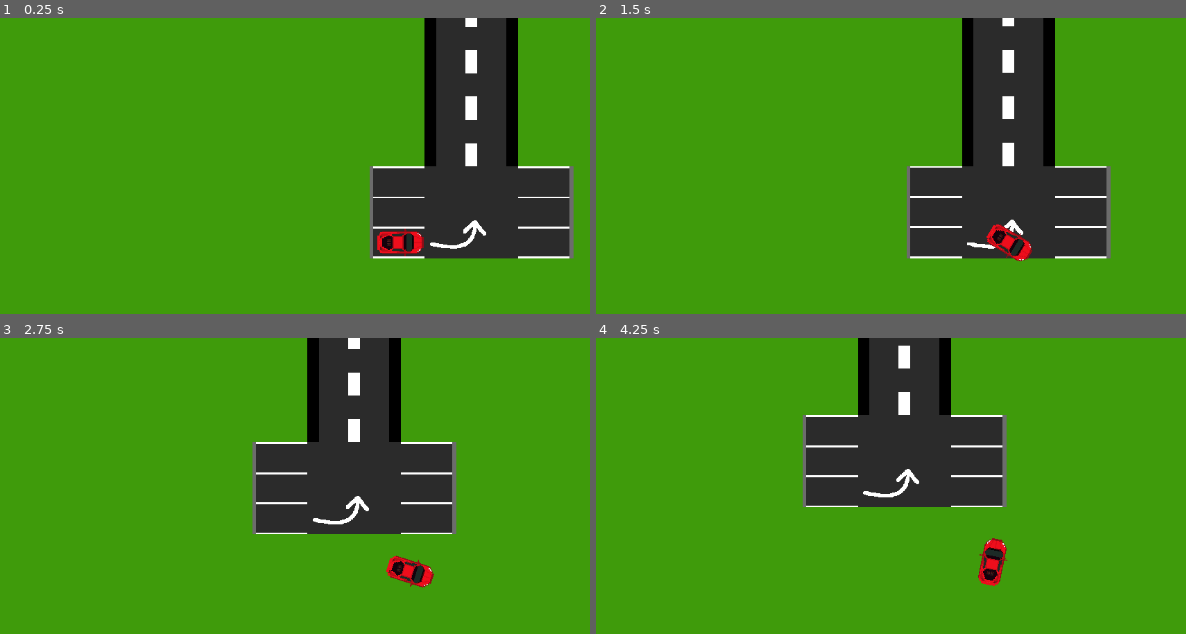
Above: before the commit, frames 1-4 (two rows, left to right).
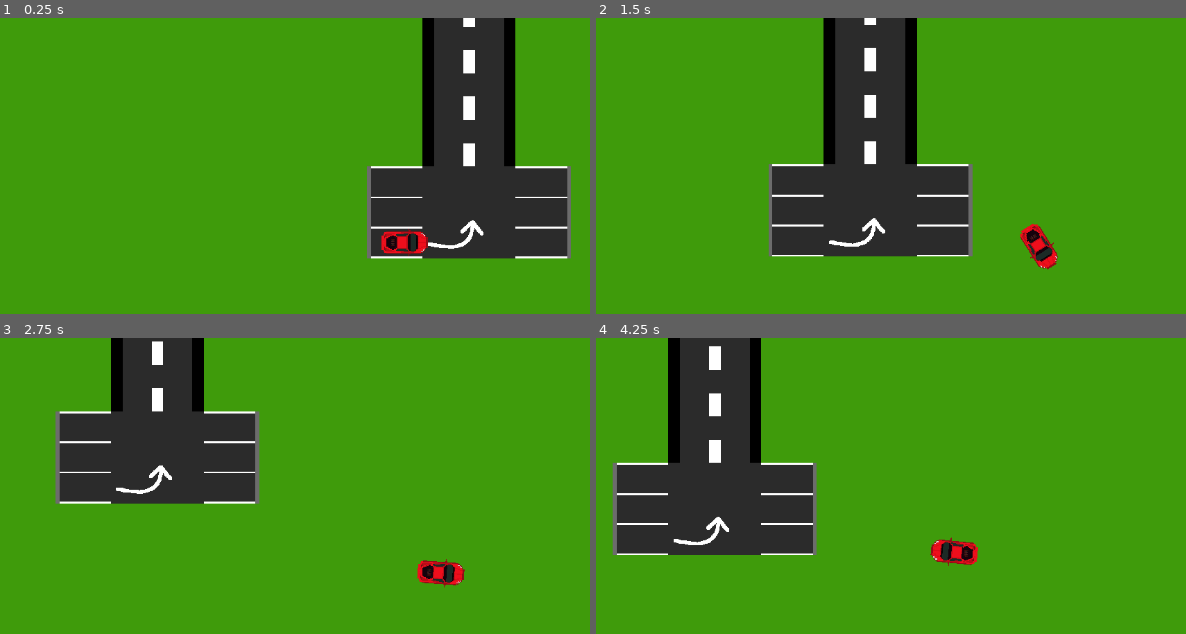
Above: after the commit, the same moments.

Repository: vindognz/RickAstleyDriving
Game: Godot game, scene res://scenes/car.tscn
The game is run twice, just before and just after one commit, with the same random seed, the same clock (stepped at 60 frames per second) and the same inputs. This scene is started directly instead of the project's main scene.
Inputs:
- Up to frame 1 (0.25 s): no input
- Up to frame 2 (1.5 s): tap Enter at 0.5 s; hold Right (right) 0.53-1.28 s; hold Shift (drift) 0.53-1.28 s; hold Down (reverse) from 1.28 s (still down); tap Shift (drift) at 1.35 s
- Up to frame 3 (2.75 s): release Down (reverse) at 2.03 s; hold Right (right) from 2.03 s (still down); hold Shift (drift) from 2.03 s (still down)
- Up to frame 4 (4.25 s): release Right (right) at 2.78 s; release Shift (drift) at 2.78 s; hold W (forward) 2.78-3.53 s; tap Shift (drift) at 2.85 s; hold Left (left) from 3.53 s (still down); hold Shift (drift) from 3.53 s (still down)

The runs differ from the first frame. In frame 1, 2.3% of the frame differs, in the area x 62-98%, y 0-82%; in frame 2, 31%; in frame 3, 32%; in frame 4, 33%, in the area x 2-70%, y 0-84%.

Commit message:
forces not linear_velo

Diff:
--- a/scenes/car.tscn
+++ b/scenes/car.tscn
@@ -14,6 +14,7 @@
 [node name="Car" type="RigidBody2D" parent="."]
 z_index = 1
 position = Vector2(225, 540)
+mass = 0.1
 gravity_scale = 0.0
 lock_rotation = true
 linear_damp = 1.0
--- a/scenes/cornerTile.tscn
+++ b/scenes/cornerTile.tscn
@@ -16,10 +16,13 @@
 [node name="BranchEnd" type="Marker2D" parent="Sprite2D"]
 position = Vector2(0, -10)
 
-[node name="Area2D" type="Area2D" parent="Sprite2D"]
+[node name="Area2D" type="Area2D" parent="."]
+position = Vector2(24, -96)
+rotation = 1.5708
+scale = Vector2(12, 12)
 collision_layer = 2
 collision_mask = 2
 
-[node name="CollisionShape2D" type="CollisionShape2D" parent="Sprite2D/Area2D"]
+[node name="CollisionShape2D" type="CollisionShape2D" parent="Area2D"]
 position = Vector2(-1.90735e-05, 1.43051e-05)
 shape = SubResource("RectangleShape2D_npqx5")
--- a/scenes/straightTile.tscn
+++ b/scenes/straightTile.tscn
@@ -15,9 +15,11 @@
 [node name="BranchEnd" type="Marker2D" parent="Sprite2D"]
 position = Vector2(0, -8)
 
-[node name="Area2D" type="Area2D" parent="Sprite2D"]
+[node name="Area2D" type="Area2D" parent="."]
+position = Vector2(0, -96)
+scale = Vector2(12, 12)
 collision_layer = 2
 collision_mask = 2
 
-[node name="CollisionShape2D" type="CollisionShape2D" parent="Sprite2D/Area2D"]
+[node name="CollisionShape2D" type="CollisionShape2D" parent="Area2D"]
 shape = SubResource("RectangleShape2D_uw810")
--- a/scripts/player.gd
+++ b/scripts/player.gd
@@ -1,6 +1,6 @@
 extends RigidBody2D
 
-const SPEED = 2.5
+const SPEED = 10
 const MAXt = 0.1
 
 var t = 0.1
@@ -9,6 +9,7 @@
 var friction = 2
 
 func _process(delta: float) -> void:
+
 	var direction := Input.get_vector("left", "right", "forward", "reverse")
 
 	if Input.is_action_pressed("drift"):
@@ -22,7 +23,8 @@
 		direction = lastDir
 
 	direction = direction.normalized()
-	linear_velocity += direction * SPEED
+
+	apply_force(direction*SPEED/mass)
 
 	if lastRot - atan2(direction.y, direction.x) > PI:
 		lastRot -= 2*PI
@@ -39,4 +41,4 @@
 	applyFriction(direction, linear_velocity, delta)
 
 func applyFriction(direction, velocity, deltaTime):
-	linear_velocity += (direction.rotated(PI / 2).dot(velocity.normalized()) * -friction * velocity.length()) * direction.rotated(PI / 2) * deltaTime
+	apply_force(((direction.rotated(PI / 2).dot(velocity.normalized()) * -friction * velocity.length()) * direction.rotated(PI / 2) * deltaTime)/mass)
--- a/scripts/roadGenerator.gd
+++ b/scripts/roadGenerator.gd
@@ -9,13 +9,15 @@
 var rightCornerCount = 0
 var parentList = []
 
-# npc cars, wider highways (sometimes), gas stations, police, surface stuff, bg music, sound effects,
-# carpark that you spawn in facing the way you are forced to spawn in to make it act like im not bad at coding :)
+# npc cars, gas stations, police, surface stuff, bg music, sound effects,
+# spline system > tiles
 
 @onready var car: Node2D = $Car
+@onready var carpark: Sprite2D = $Carpark
 @onready var carparkMarker: Marker2D = $Carpark/Marker2D
 
 func _ready():
+	carpark.add_to_group("tiles")
 	genBatch(10)
 
 func _process(delta: float) -> void:
@@ -25,12 +27,15 @@
 			genBatch(50)
 
 			if batchNum > 5:
-				parentList.pop_back().queue_free()
+				var popped = parentList.pop_back()
+				popped.remove_from_group("tiles")
+				popped.queue_free()
 
 func newTile(parent):
 	if newestBranch == null:
 		var tile = straightTile.instantiate()
 		parent.add_child.call_deferred(tile)
+		tile.add_to_group("tiles")
 		tile.global_position = carparkMarker.global_position
 		newestBranch = tile.get_child(0).get_child(0)
 	else:
@@ -38,7 +43,8 @@
 			corner = 50
 			var tile = cornerTile.instantiate()
 			parent.add_child.call_deferred(tile)
-			print(rightCornerCount)
+			tile.add_to_group("tiles")
+			#print(rightCornerCount)
 			if rightCornerCount < 2 and rightCornerCount > -2:
 				if randi_range(0,2) == 0:
 					tile.get_child(0).scale.y *= -1
@@ -63,6 +69,7 @@
 			corner -= 1
 			var tile = straightTile.instantiate()
 			parent.add_child.call_deferred(tile)
+			tile.add_to_group("tiles")
 			tile.global_position = newestBranch.global_position
 			tile.rotation = newestBranch.global_rotation
 			newestBranch = tile.get_child(0).get_child(0)
Binary file removed: assets/track.png
Not shown, removed: assets/track.png.import
Not shown, removed: assets/roadTiles/highway.xcf
Not shown, removed: assets/track.xcf
